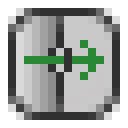
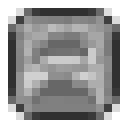
Revision of a layered (128, 128) image; what changed, layer by layer:
added group "Inside" with 18 layers above "Base" over [16, 16, 112, 112]
added group "Furnace" with 3 layers in group "Inside" over [16, 16, 112, 112]
added layer "Layer 13" (40%) in group "Furnace" over [16, 16, 112, 112]
added layer "Layer 12" in group "Furnace" over [16, 16, 112, 112]
hid group "Traversal" (5 layers), moved it into group "Inside" over [16, 16, 112, 112]
